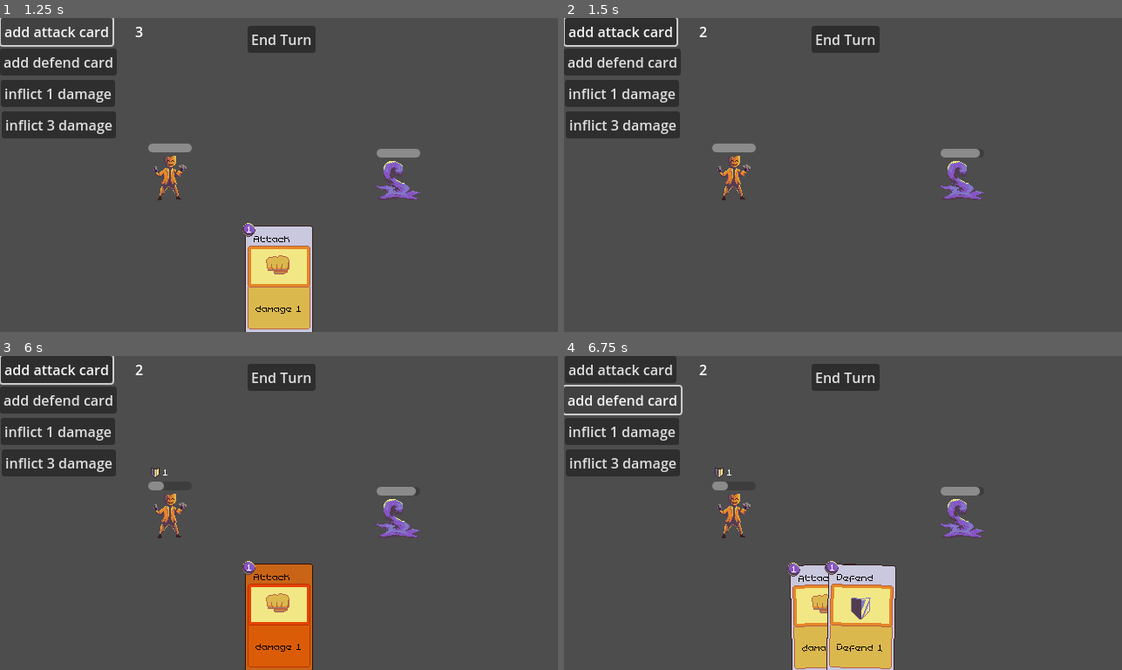
Above: before the commit, frames 1-4 (two rows, left to right).
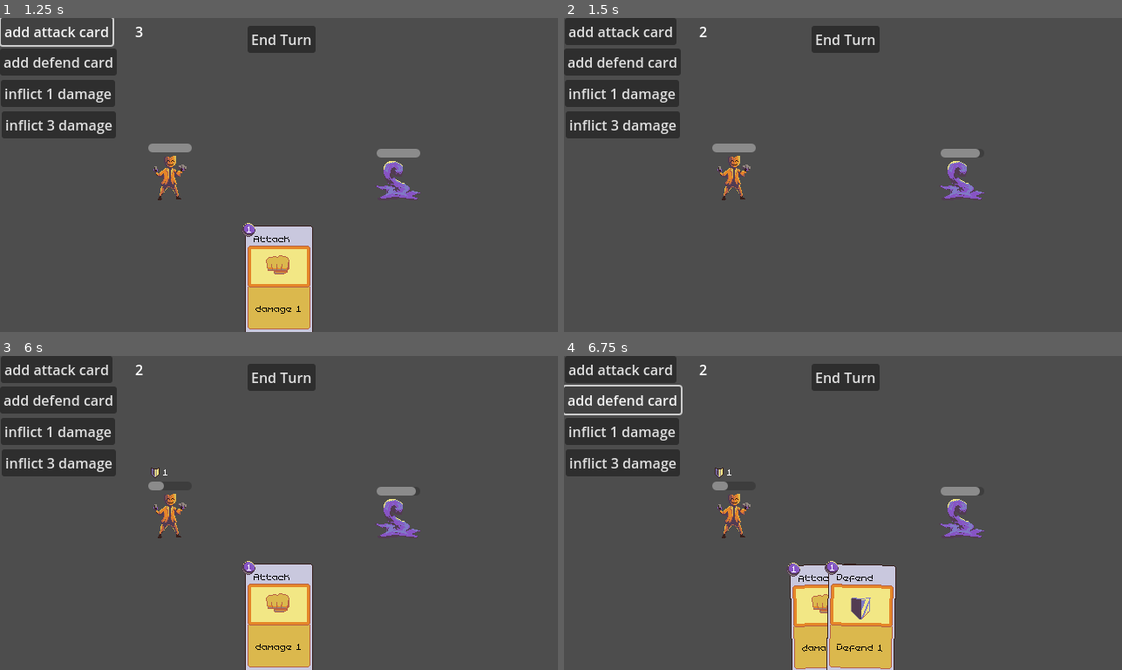
Above: after the commit, the same moments.

Repository: real-ezTheDev/rogue-like-deckbuilder-tutorial
Game: Godot game, scene res://scenes/main.tscn
Two runs of this game, one before a commit and one after it. Both use one fixed random seed, a clock stepped at 60 frames per second and the inputs below.
Inputs (mouse positions are in pixels of both pictures, inside the frame that each line leads up to):
- Up to frame 1 (1.25 s): click "add attack card" at 0.5 s
- Up to frame 2 (1.5 s): click (843, 278) at 1.27 s
- Up to frame 3 (6 s): click "add defend card" at 2 s; click "inflict 1 damage" at 2.75 s; click "inflict 3 damage" at 3.5 s; click "End Turn" at 4.25 s; click "add attack card" at 5 s; click (262, 619) at 5.77 s
- Up to frame 4 (6.75 s): click "add defend card" at 6.5 s

Frame 1 is identical in both runs. In frame 2, 0.2% of the frame differs, in the area x 0-21%, y 0-10%; in frame 3, 3.0%, in the area x 0-57%, y 0-100%; in frame 4, nothing differs.

Commit message:
♻️ Alternative card activation system

Diff:
--- a/scenes/Card.tscn
+++ b/scenes/Card.tscn
@@ -17,14 +17,22 @@
 font = ExtResource("4_hx0oj")
 font_color = Color(0, 0, 0, 1)
 
-[sub_resource type="RectangleShape2D" id="RectangleShape2D_4phcw"]
-size = Vector2(78, 127)
-
 [node name="Card" type="Node2D"]
 script = ExtResource("1_p3urp")
 
 [node name="BaseCardSprite" type="Sprite2D" parent="."]
 texture = ExtResource("2_rkcxv")
+
+[node name="TextureButton" type="TextureButton" parent="BaseCardSprite"]
+anchors_preset = 15
+anchor_right = 1.0
+anchor_bottom = 1.0
+offset_left = -40.0
+offset_top = -64.0
+offset_right = -40.0
+offset_bottom = -64.0
+grow_horizontal = 2
+grow_vertical = 2
 
 [node name="CostDisplay" type="Node2D" parent="."]
 position = Vector2(-35, -57)
@@ -68,12 +76,6 @@
 vertical_alignment = 1
 autowrap_mode = 1
 
-[node name="Area2D" type="Area2D" parent="."]
-
-[node name="CollisionShape2D" type="CollisionShape2D" parent="Area2D"]
-position = Vector2(0, -1.5)
-shape = SubResource("RectangleShape2D_4phcw")
-
-[connection signal="input_event" from="Area2D" to="." method="_on_area_2d_input_event"]
-[connection signal="mouse_entered" from="Area2D" to="." method="_on_area_2d_mouse_entered"]
-[connection signal="mouse_exited" from="Area2D" to="." method="_on_area_2d_mouse_exited"]
+[connection signal="mouse_entered" from="BaseCardSprite/TextureButton" to="." method="_on_mouse_entered"]
+[connection signal="mouse_exited" from="BaseCardSprite/TextureButton" to="." method="_on_mouse_exited"]
+[connection signal="pressed" from="BaseCardSprite/TextureButton" to="." method="_on_card_interacted_with"]
--- a/scenes/cards/AttackCard.tscn
+++ b/scenes/cards/AttackCard.tscn
@@ -21,5 +21,6 @@
 [node name="AttackAction" type="Node2D" parent="."]
 script = ExtResource("4_tty0c")
 
+[connection signal="card_activated" from="Card" to="." method="_on_card_activated"]
 [connection signal="mouse_entered" from="Card" to="." method="_on_card_mouse_entered"]
 [connection signal="mouse_exited" from="Card" to="." method="_on_card_mouse_exited"]
--- a/scenes/cards/DefendCard.tscn
+++ b/scenes/cards/DefendCard.tscn
@@ -21,5 +21,6 @@
 [node name="DefendAction" type="Node2D" parent="."]
 script = ExtResource("4_g168s")
 
+[connection signal="card_activated" from="Card" to="." method="_on_card_activated"]
 [connection signal="mouse_entered" from="Card" to="." method="_on_card_mouse_entered"]
 [connection signal="mouse_exited" from="Card" to="." method="_on_card_mouse_exited"]
--- a/scripts/Card.gd
+++ b/scripts/Card.gd
@@ -3,6 +3,7 @@
 
 signal mouse_entered(card: Card)
 signal mouse_exited(card: Card)
+signal card_activated(card : Card)
 
 @export var card_name: String = "Card Name"
 @export var card_description: String = "Card Description"
@@ -45,13 +46,16 @@
 func _process(delta):
 	_update_graphics()
 
-func _on_area_2d_mouse_entered():
+
+func _on_mouse_entered():
+	highlight()
 	mouse_entered.emit(self)
 
 
-func _on_area_2d_mouse_exited():
+func _on_mouse_exited():
+	unhighlight()
 	mouse_exited.emit(self)
 
 
-func _on_area_2d_input_event(viewport, event, shape_idx):
-	pass # Replace with function body.
+func _on_card_interacted_with():
+	card_activated.emit(self)
--- a/scripts/Hand.gd
+++ b/scripts/Hand.gd
@@ -12,27 +12,21 @@
 @onready var collision_shape: CollisionShape2D = $DebugShape
 
 var hand: Array = []
-var touched: Array = []
-var current_selected_card_index: int = -1
 
 func empty_hand():
-	current_selected_card_index = -1
 	for card in hand:
 		card.queue_free()
 	hand = []
-	touched = []
 
-func add_card(card: Node2D):
+func add_card(card):
 	hand.push_back(card)
 	add_child(card)
-	card.mouse_entered.connect(_handle_card_touched)
-	card.mouse_exited.connect(_handle_card_untouched)
+	card.card_activated.connect(_on_card_activated)
 	reposition_cards()
 
 func remove_card(index: int) -> Node2D:
 	var removing_card = hand[index]
 	hand.remove_at(index)
-	touched.remove_at(touched.find(removing_card))
 	remove_child(removing_card)
 	reposition_cards()
 	return removing_card
@@ -58,38 +52,18 @@
 	card.set_position(get_card_position(angle_in_drag))
 	card.set_rotation(deg_to_rad(angle_in_drag + 90))
 
-func _handle_card_touched(card):
-	touched.push_back(card)
-
-func _handle_card_untouched(card):
-	touched.remove_at(touched.find(card))
 
 # Called when the node enters the scene tree for the first time.
 func _ready():
 	pass # Replace with function body.
 
-func _input(event):
-	if event.is_action_pressed("mouse_click") && current_selected_card_index >= 0:
-		var card = hand[current_selected_card_index]
-		card_activated.emit(card)
-		current_selected_card_index = -1
+
+func _on_card_activated(card):
+	card_activated.emit(card)
+
 
 # Called every frame. 'delta' is the elapsed time since the previous frame.
 func _process(delta):
-	for card in hand:
-		current_selected_card_index = -1
-		card.unhighlight()
-
-	if !touched.is_empty():
-		var highest_touched_index: int = -1
-
-		for touched_card in touched:
-			highest_touched_index = max(highest_touched_index, hand.find(touched_card))
-
-		if highest_touched_index >= 0 && highest_touched_index < hand.size():
-			hand[highest_touched_index].highlight()
-			current_selected_card_index = highest_touched_index
-
 	#tool logic
 	if (collision_shape.shape as CircleShape2D).radius != hand_radius:
 		(collision_shape.shape as CircleShape2D).set_radius(hand_radius)
--- a/scripts/cards/UsuableCard.gd
+++ b/scripts/cards/UsuableCard.gd
@@ -2,6 +2,7 @@
 
 signal mouse_entered(card: Card)
 signal mouse_exited(card: Card)
+signal card_activated(card : Card)
 
 @export var action: Node2D
 
@@ -29,5 +30,10 @@
 func _on_card_mouse_exited(card: Card):
 	mouse_exited.emit(self)
 
+
+func _on_card_activated(card: Card):
+	card_activated.emit(self)
+
+
 func activate(game_state: Dictionary):
 	action.activate(game_state)
Not shown: 1 places in scenes/Card.tscn that only renumber resources
